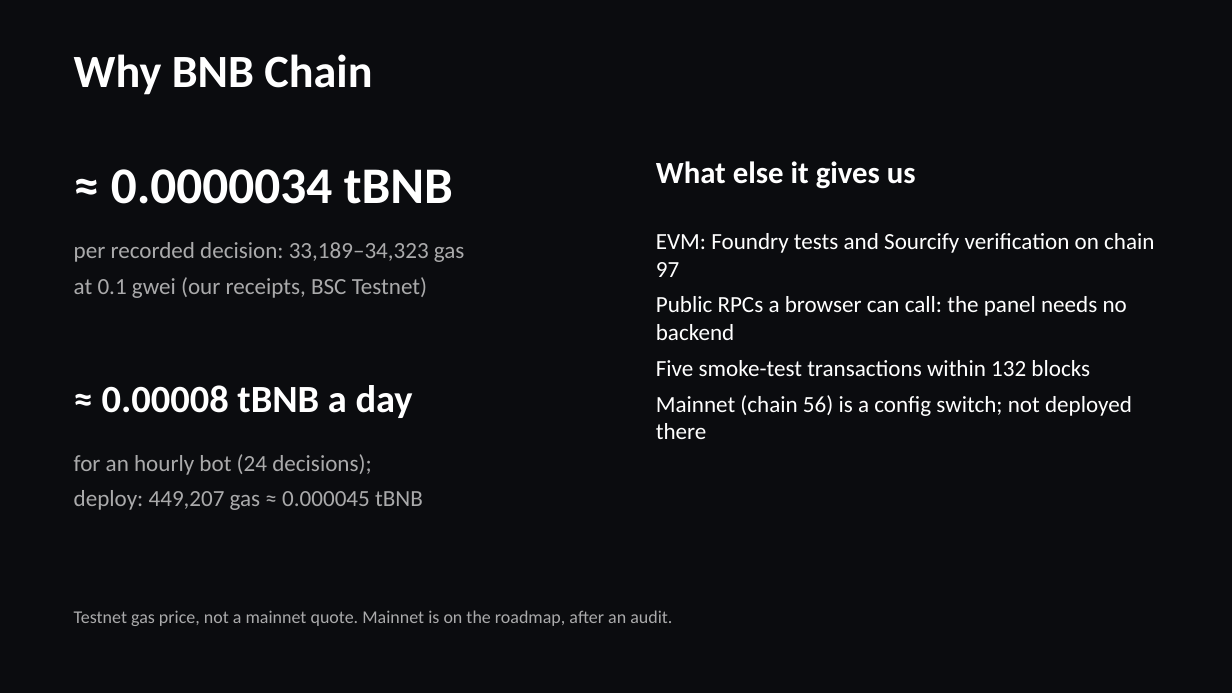
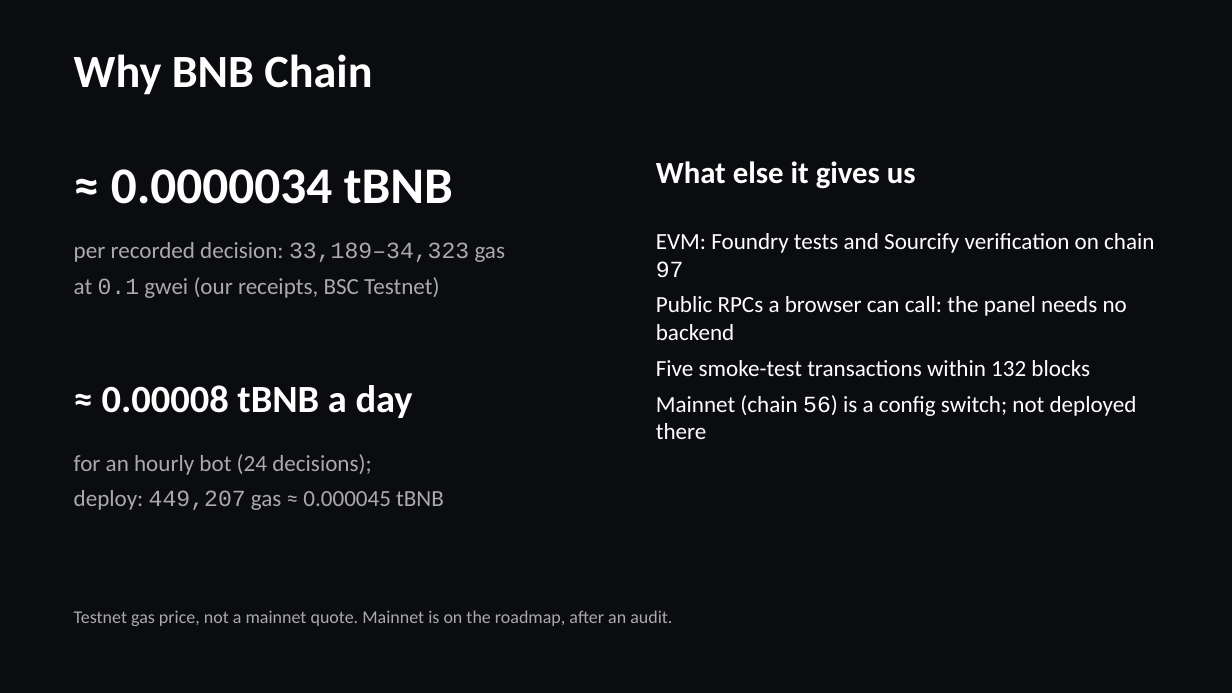
Before and after one commit to Stylenecy/seed-bnb, a slide deck: slide 7 of drift/docs/submission/DRIFT-pitch.pptx. Drawn at 1232x693 pixels with LibreOffice and Linux fonts; fonts in the diff are those of the drawing. Boxes give left, top, right and bottom in pixels: in the first picture for what was removed or moved away, otherwise in the second. Text is boxed around its words. In the diff, an @@ line names an element or a change of style, - is before the commit and + after.

```diff
--- a/drift/docs/submission/DRIFT-pitch.pptx
+++ b/drift/docs/submission/DRIFT-pitch.pptx
@@ text "per recorded decision: 33,189–34,323 gas" at [74,242,506,298]: font Calibri to Courier New in "33,189–34,323", "0.1" @@
@@ text at [656,233,1154,439]: font Calibri to Courier New in "97", "56)" @@
@@ text at [74,490,444,510]: font Calibri to Courier New in "449,207" @@
```
Also in this commit, not shown: 6 other slides changed, 2 other files.
